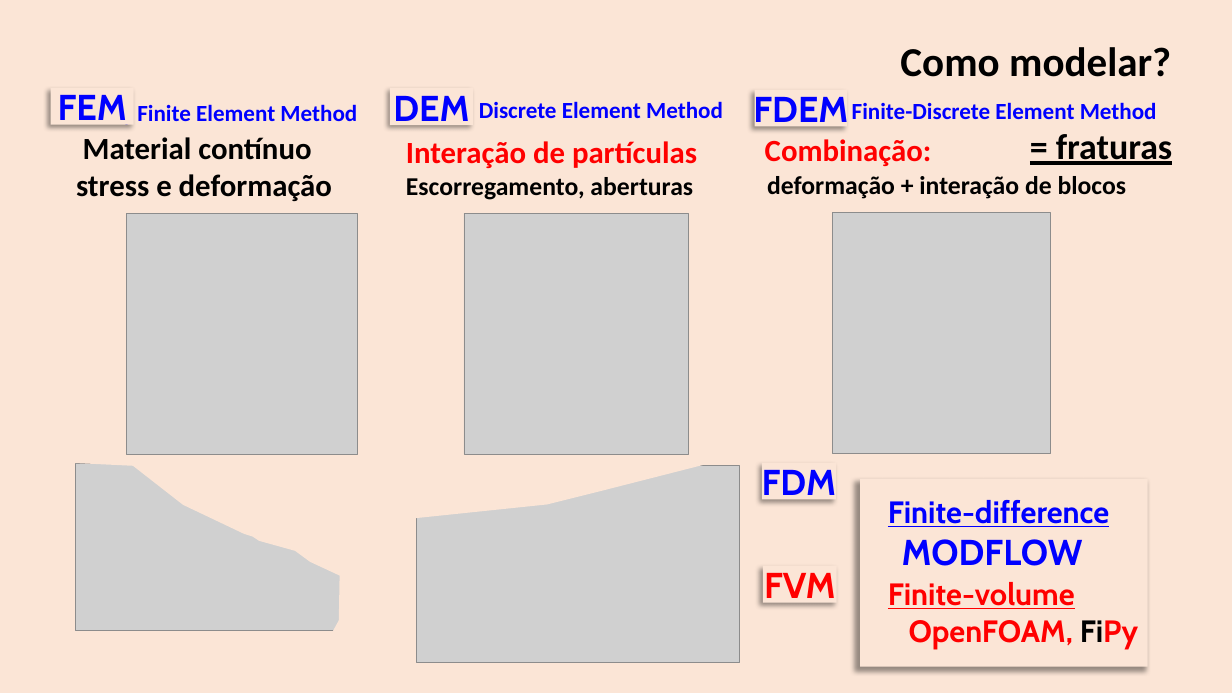
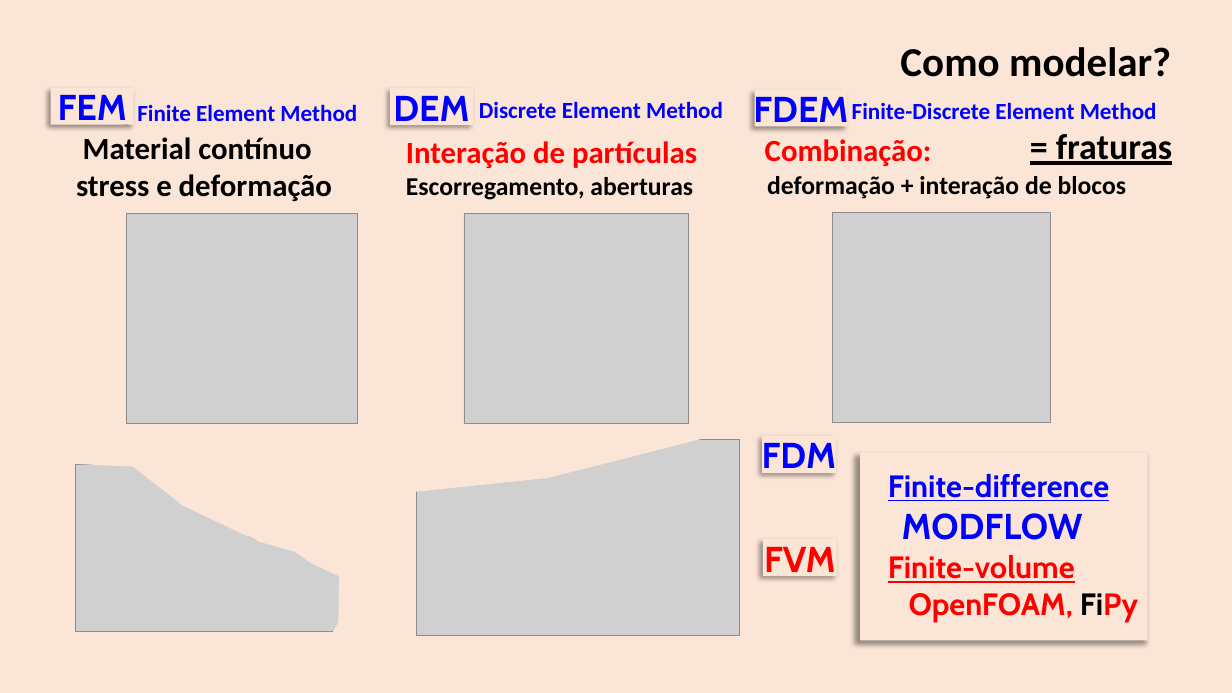
Before and after one commit to grossiRM/AM_FEG, a slide deck: slide 29 of Plano_V02_iii_AM_FEG/d_Topicos Especiais - Introducao a Manufatura Aditiva para Metais.pptx (slide 18 before the commit). Drawn at 1232x693 pixels with LibreOffice and Linux fonts; fonts in the diff are those of the drawing; grey boxes stand for pictures. Boxes give left, top, right and bottom in pixels: in the first picture for what was removed or moved away, otherwise in the second. Text is boxed around its words. In the diff, an @@ line names an element or a change of style, - is before the commit and + after.

```diff
--- a/Plano_V02_iii_AM_FEG/d_Topicos Especiais - Introducao a Manufatura Aditiva para Metais.pptx
+++ b/Plano_V02_iii_AM_FEG/d_Topicos Especiais - Introducao a Manufatura Aditiva para Metais.pptx
@@ picture: place and size @@
-picture at (126,213,357,455)
+picture at (126,213,357,424)
@@ picture: place and size @@
-picture at (464,213,689,455)
+picture at (464,213,689,424)
@@ picture: place and size @@
-picture at (833,213,1050,454)
+picture at (833,213,1050,423)
@@ 3 rectangles, 1 picture, 1 freeform shape: place and size @@
-3 rectangles, 1 picture, 1 freeform shape at (338,404,1148,681)
+3 rectangles, 1 picture, 1 freeform shape at (338,378,1148,655)
@@ freeform shape at (49,432,394,642): outline redrawn @@
```
Also in this commit, not shown: 23 other slides changed, 11 slides added, 8 other files.
